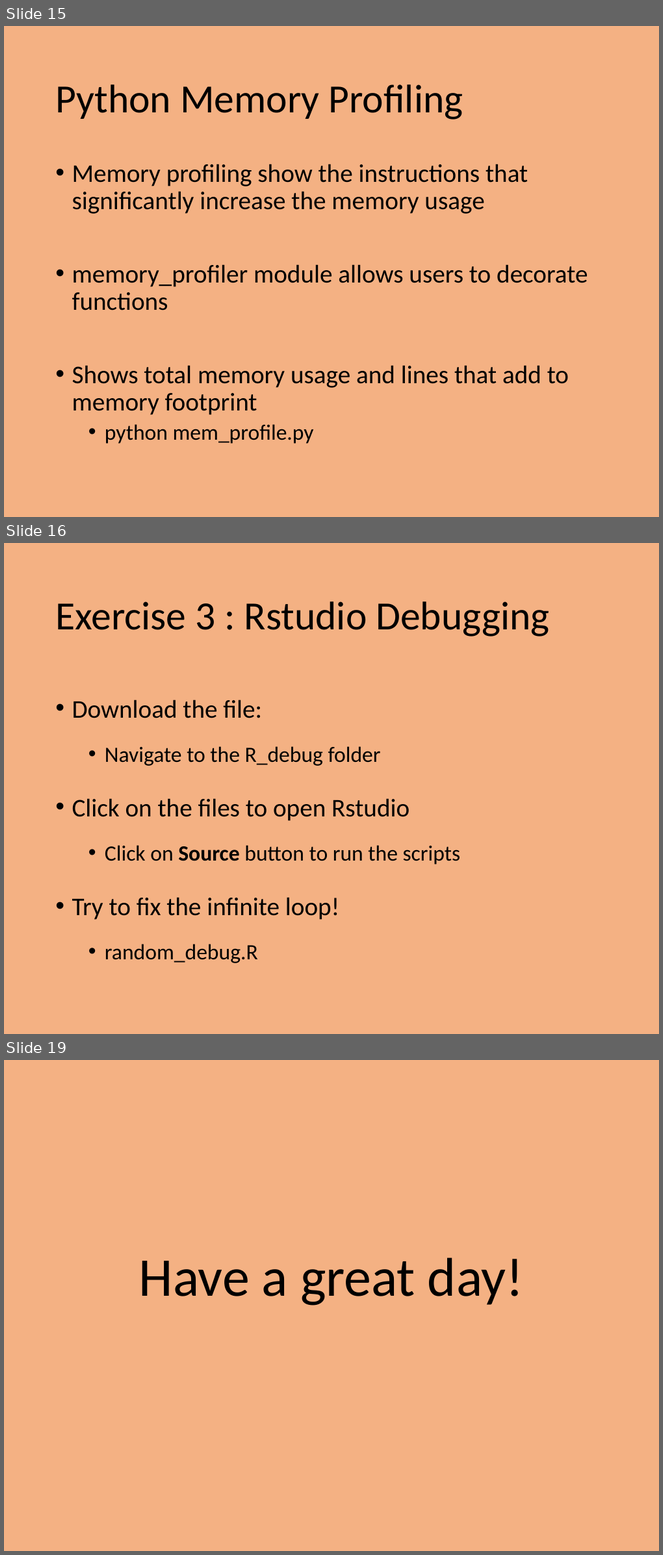
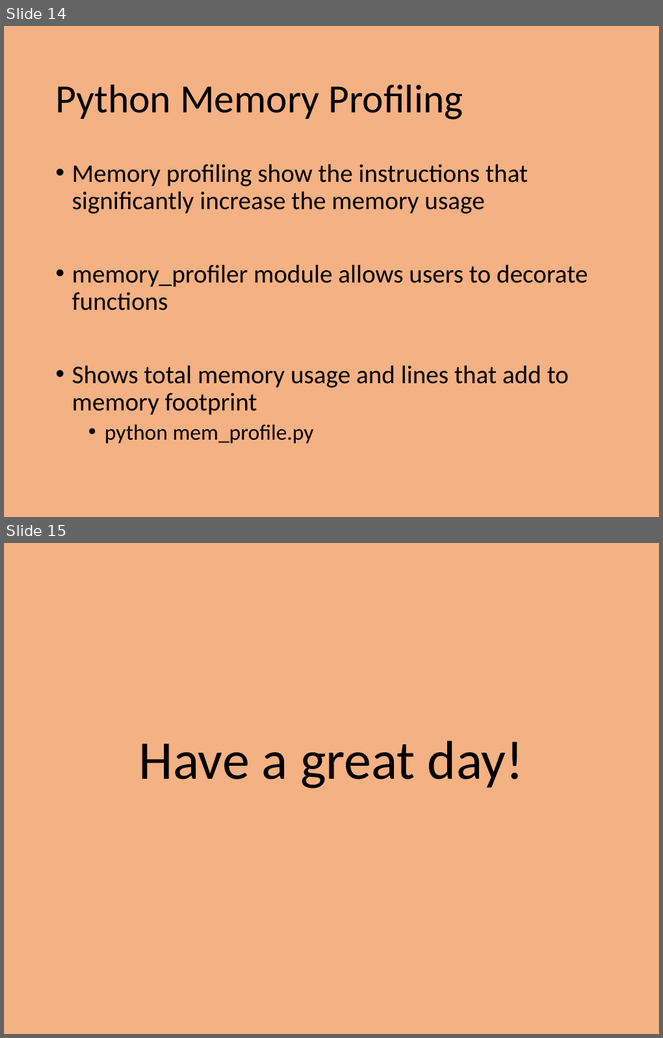
Before and after one commit to PrincetonUniversity/intro_debugging, a slide deck: 01_overview/Introduction_To_Debugging.pptx. Shown one above the other, each under a label of ours: slides 15, 16 and 19 before the commit, slides 14 and 15 after it; the slides between them are not shown. The pictures are 663x1555 and 663x1038 pixels, drawn with LibreOffice and Linux fonts; fonts in the diff are those of the drawing. Boxes give left, top, right and bottom in pixels: in the first picture for what was removed or moved away, otherwise in the second. Text is boxed around its words. In the diff, an @@ line names an element or a change of style, - is before the commit and + after.

```diff
--- a/01_overview/Introduction_To_Debugging.pptx
+++ b/01_overview/Introduction_To_Debugging.pptx
@@ slide 16 removed at (x1=4, y1=543, x2=659, y2=1034), background #F4B183 @@
@@ title removed at (x1=55, y1=601, x2=549, y2=637) @@
-Exercise 3 : Rstudio Debugging
@@ text removed at (x1=72, y1=700, x2=461, y2=964) @@
-• Download the file:
-  • Navigate to the R_debug folder
-• Click on the files to open Rstudio
-  • Click on Source button to run the scripts
-• Try to fix the infinite loop!
-  • random_debug.R
@@ what was slide 15 is now slide 14 @@
@@ what was slide 19 is now slide 15 @@
```
Also in this commit, not shown: 3 slides changed, 3 other slides removed.
